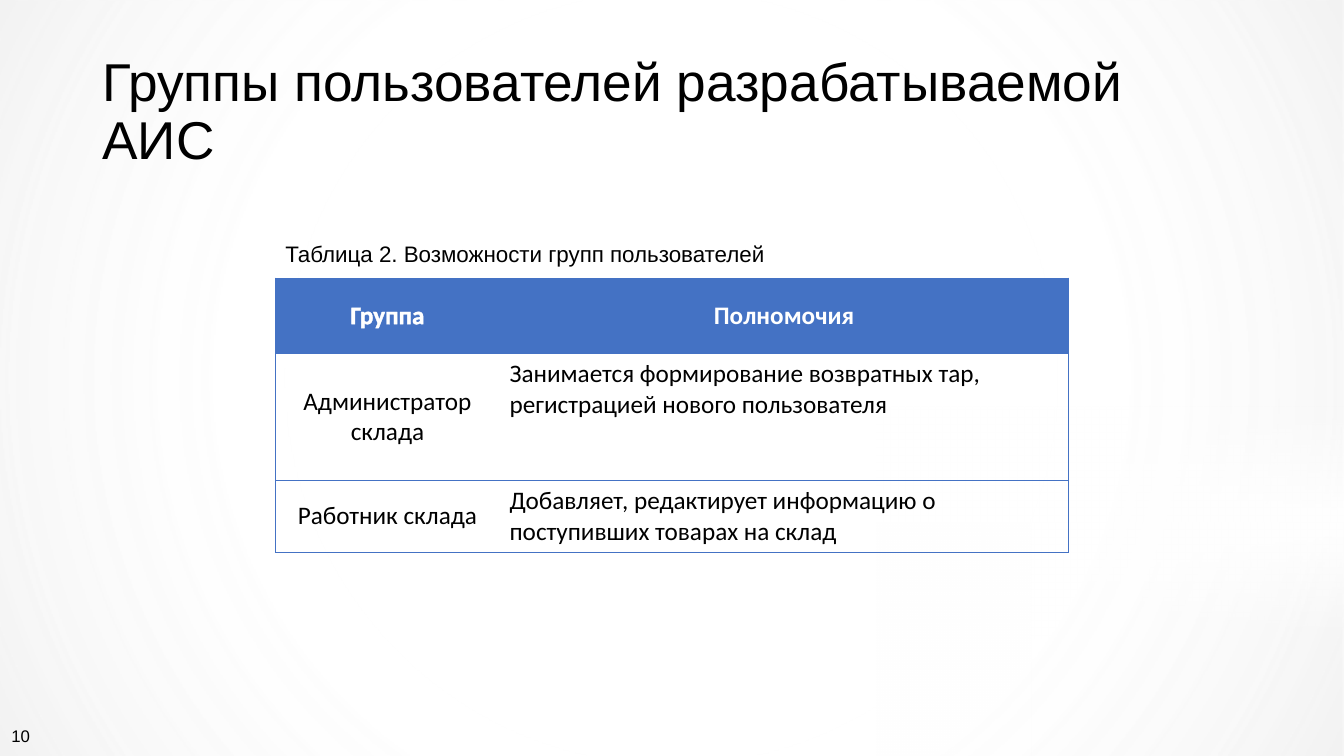
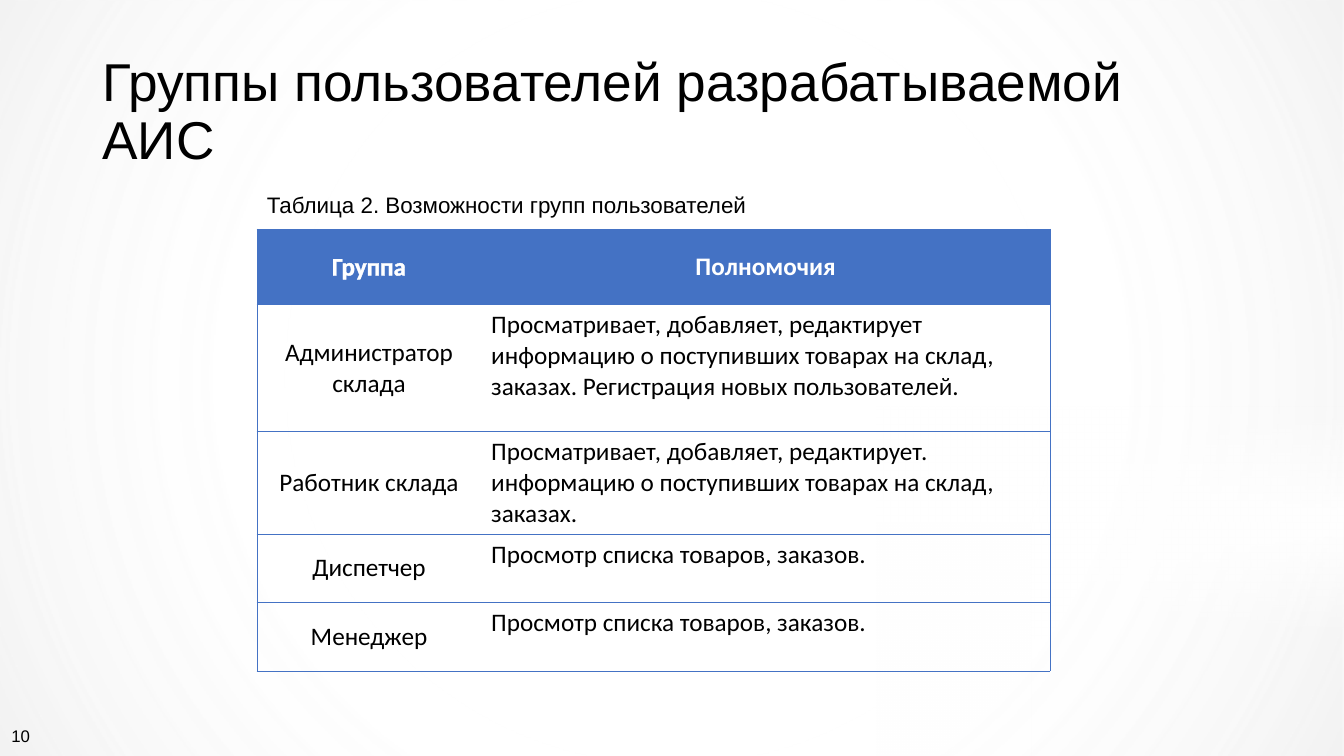
Before and after one commit to kirasmir2/VKR, a slide deck: slide 10 of Презентация ВКР.pptx. Drawn at 1344x756 pixels with LibreOffice and Linux fonts; fonts in the diff are those of the drawing; background and template pictures are left out. Boxes give left, top, right and bottom in pixels: in the first picture for what was removed or moved away, otherwise in the second. Text is boxed around its words. In the diff, an @@ line names an element or a change of style, - is before the commit and + after.

```diff
--- a/Презентация ВКР.pptx
+++ b/Презентация ВКР.pptx
@@ text "Таблица 2. Возможности групп пользователей": place and size @@
-text "Таблица 2. Возможности групп пользователей" at [285,245,764,267]
+text "Таблица 2. Возможности групп пользователей" at [267,196,746,218]
@@ table at [257,229,1051,669] @@
-row 2: Администратор склада | Занимается формирование возвратных тар, регистрацией нового пользователя
-row 3: Работник склада | Добавляет, редактирует информацию о поступивших товарах на склад
+row 2: Администратор склада | Просматривает, добавляет, редактирует информацию о поступивших товарах на склад, заказах. Регистрация новых пользователей.
+row 3: Работник склада | Просматривает, добавляет, редактирует. информацию о поступивших товарах на склад, заказах.
+row 4: Диспетчер | Просмотр списка товаров, заказов.
+row 5: Менеджер | Просмотр списка товаров, заказов.
@@ table: place and size @@
-table at [275,278,1069,552]
+table at [257,229,1051,669]
```
Also in this commit, not shown: 8 other slides changed, 2 slides added, 48 other files.
